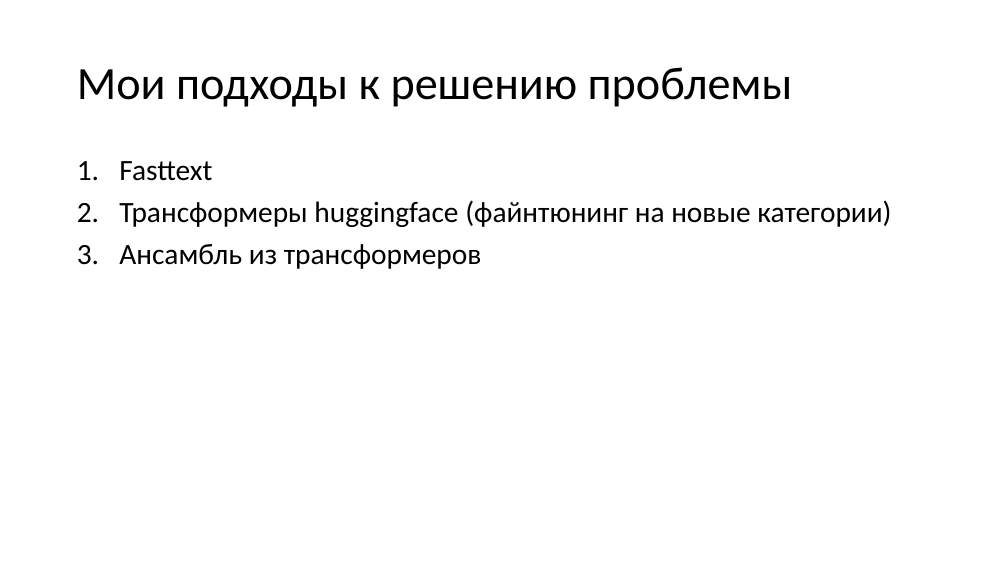
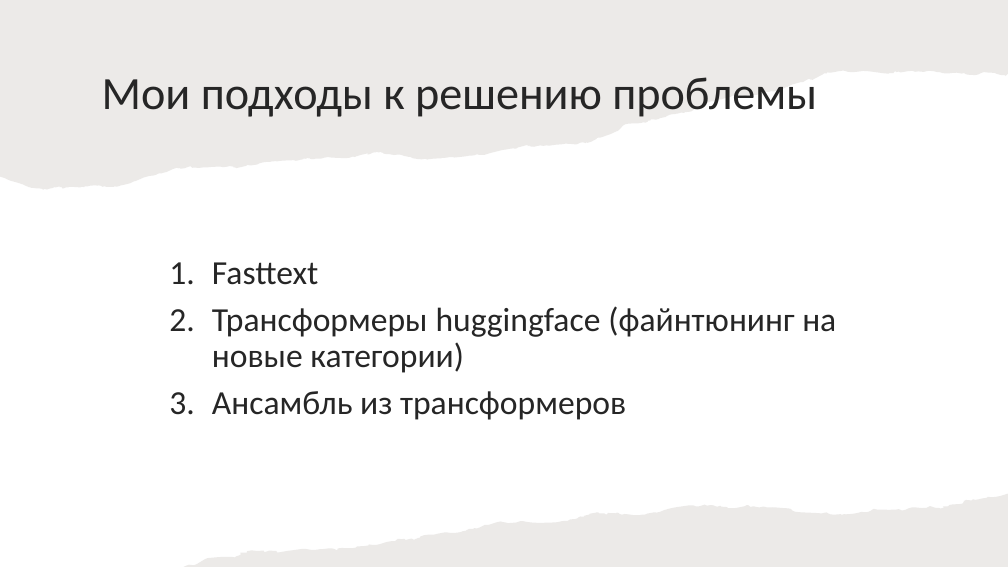
Before and after one commit to rzabolotin/nlp_scan_category_prediction, a slide deck: slide 4 of docs/SCAN news classification.pptx. Drawn at 1008x567 pixels with LibreOffice and Linux fonts; fonts in the diff are those of the drawing. Boxes give left, top, right and bottom in pixels: in the first picture for what was removed or moved away, otherwise in the second. Text is boxed around its words. In the diff, an @@ line names an element or a change of style, - is before the commit and + after.

```diff
--- a/docs/SCAN news classification.pptx
+++ b/docs/SCAN news classification.pptx
@@ freeform shape added at [0,0,1008,190], fill #82766A at 15% opacity @@
@@ title "Мои подходы к решению проблемы": place and size @@
-title "Мои подходы к решению проблемы" at [77,67,793,107]
+title "Мои подходы к решению проблемы" at [102,77,817,117]
@@ title "Мои подходы к решению проблемы" at [102,77,817,117]: text colour #000000 to #262626 @@
@@ text "Fasttext": place and size @@
-text "Fasttext" at [119,161,891,269]
+text "Fasttext" at [212,262,836,420]
@@ text "Fasttext" at [212,262,836,420]: size 28 to 32 pt, text colour #000000 to #262626; vertical alignment top to middle @@
@@ freeform shape added at [184,494,1008,567], fill #82766A at 15% opacity @@
```
Also in this commit, not shown: 2 other slides changed, 4 slides added, 3 slides removed, 1 other file.
